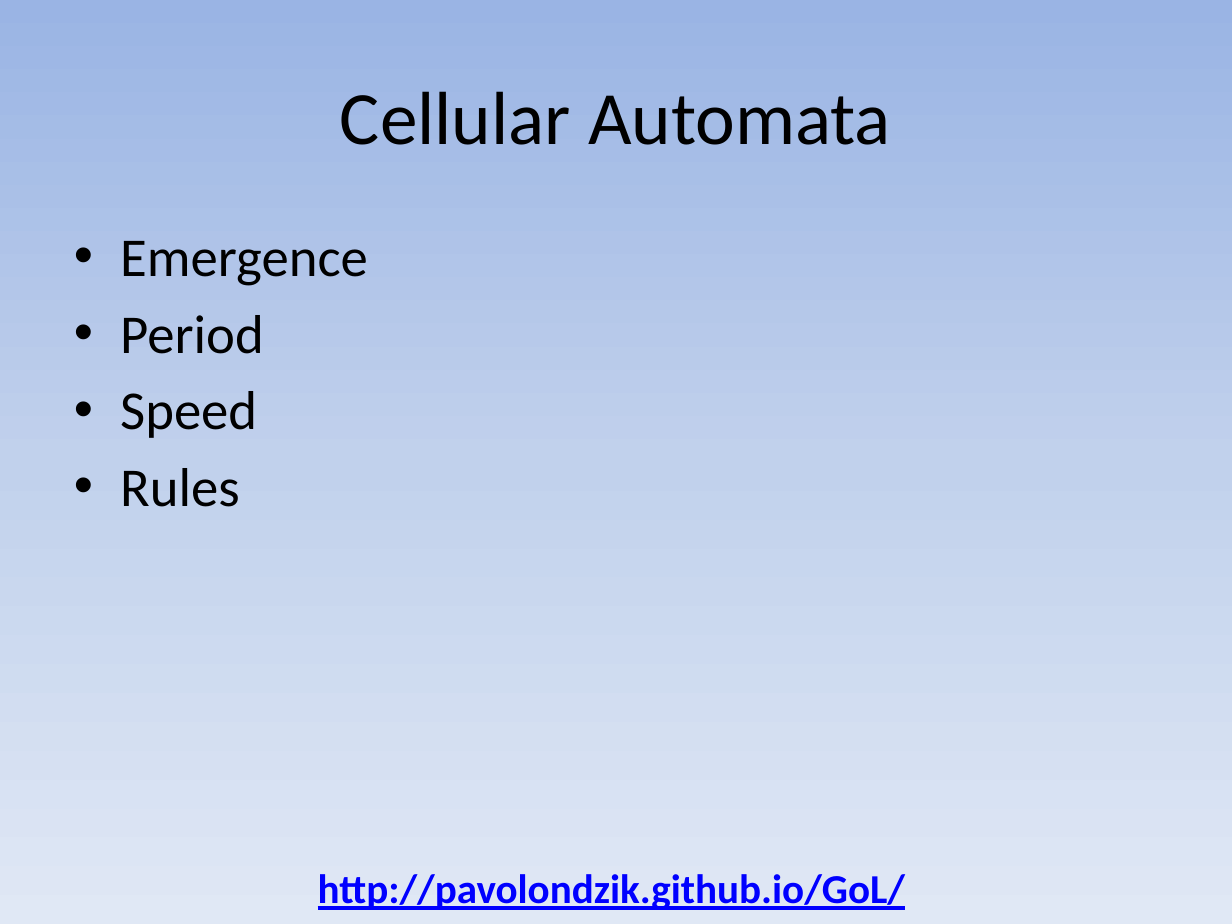
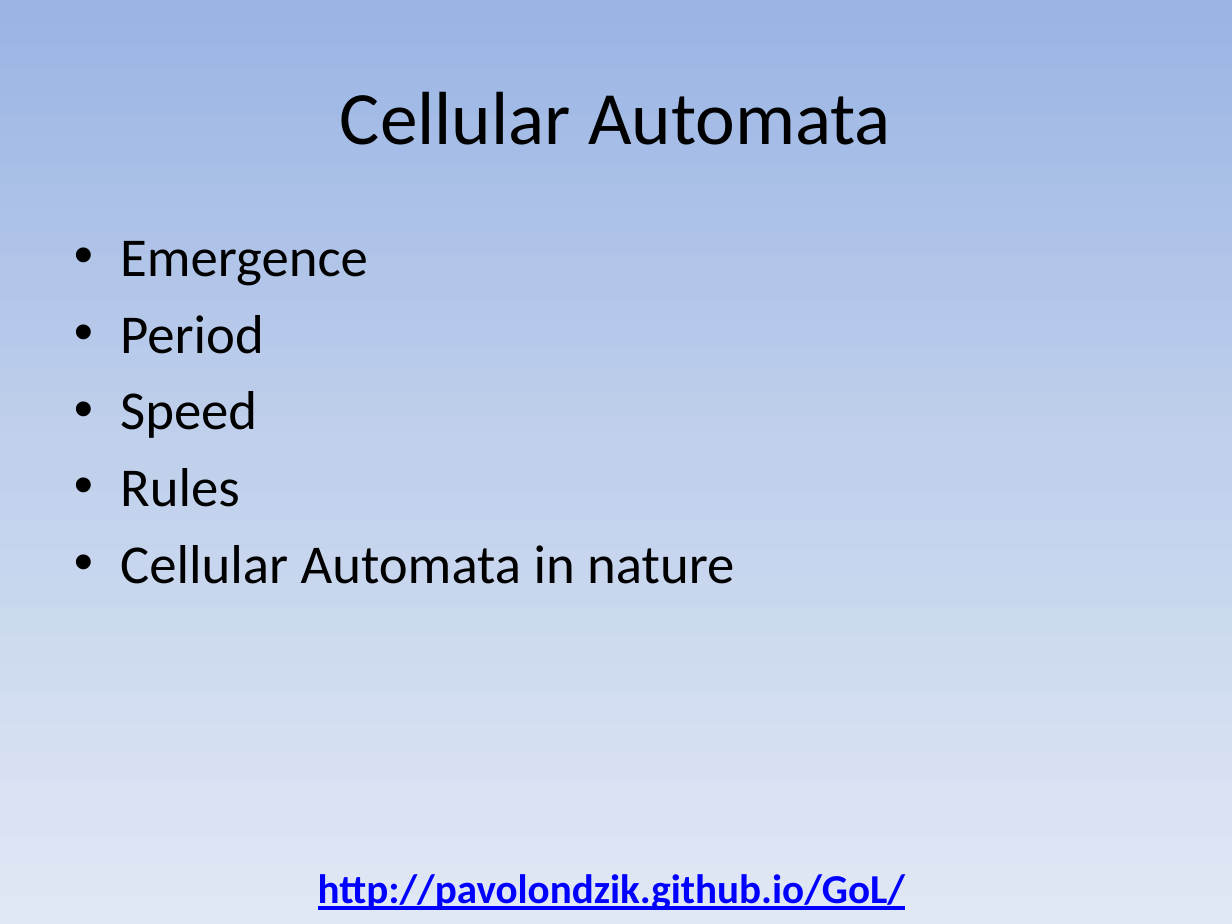
Before and after one commit to pavolondzik/GoL, a slide deck: slide 3 of Conway's Game of Life.pptx. Drawn at 1232x924 pixels with LibreOffice and Linux fonts; fonts in the diff are those of the drawing. Boxes give left, top, right and bottom in pixels: in the first picture for what was removed or moved away, otherwise in the second. Text is boxed around its words. In the diff, an @@ line names an element or a change of style, - is before the commit and + after.

```diff
--- a/Conway's Game of Life.pptx
+++ b/Conway's Game of Life.pptx
@@ text at (x1=120, y1=545, x2=734, y2=584): paragraph added @@
+• Cellular Automata in nature
```
Also in this commit, not shown: 1 other slide changed, 5 other files.
